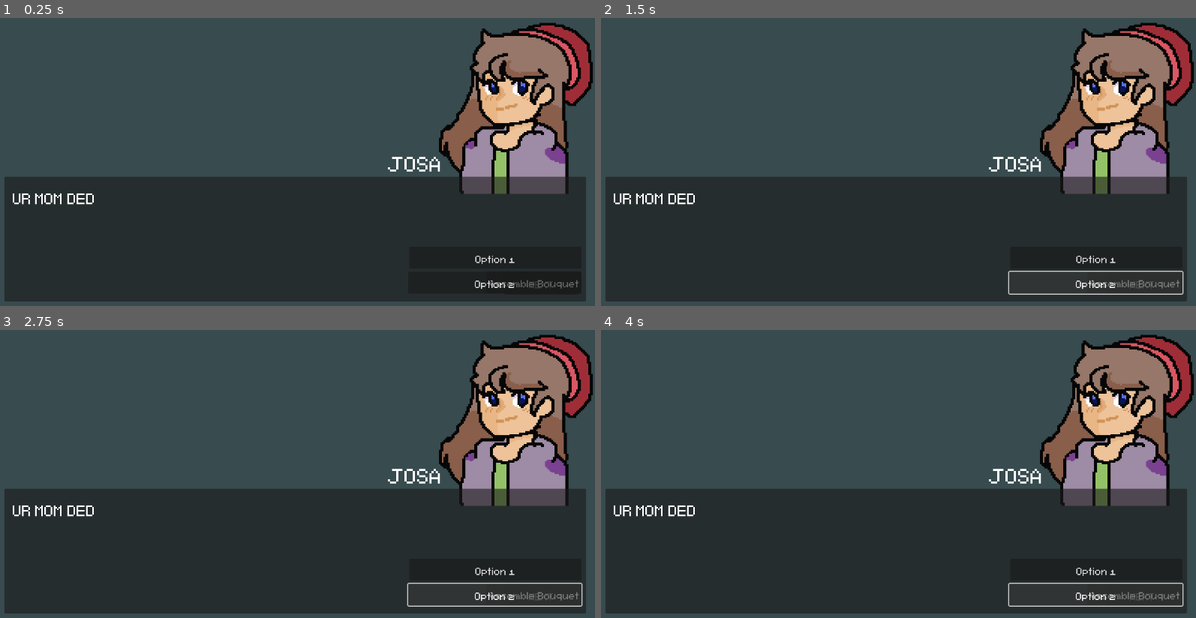
Above: before the commit, frames 1-4 (two rows, left to right).
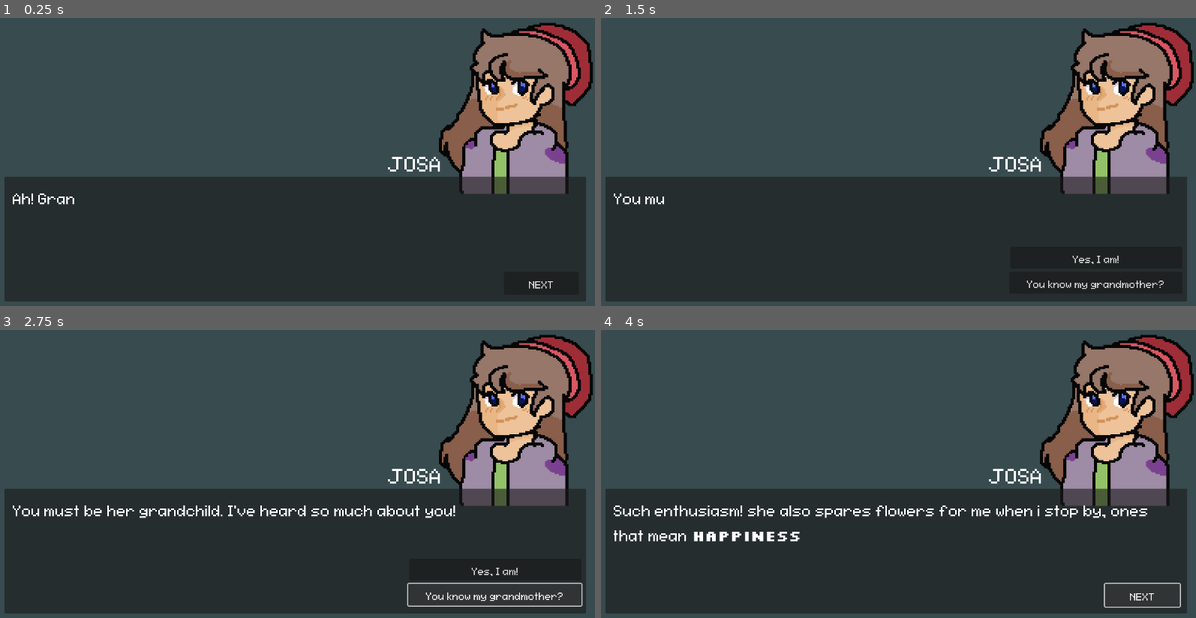
Above: after the commit, the same moments.

Repository: FraN-onLine/Say-it-with-Flowers
Game: Godot game, scene res://UI/DialogueBox.tscn
Two runs of this game, one before a commit and one after it. Both use one fixed random seed, a clock stepped at 60 frames per second and the inputs below.
Inputs (mouse positions are in pixels of both pictures, inside the frame that each line leads up to):
- Up to frame 1 (0.25 s): no input
- Up to frame 2 (1.5 s): click (1136, 282) at 0.5 s, where only the run before the commit has a clickable "Assemble Bouquet"; click "NEXT" at 1.25 s
- Up to frame 3 (2.75 s): click (541, 594) at 2 s, where only the run before the commit has a clickable "NEXT"
- Up to frame 4 (4 s): click "Option 1" (after the commit: "Yes, I am!") at 2.75 s; click (1136, 594) at 3.5 s, where only the run before the commit has a clickable "Assemble Bouquet"

The runs differ from the first frame. In frame 1, 0.6% of the frame differs, in the area x 2-98%, y 60-95%; in frame 2, 1.1%; in frame 3, 1.6%; in frame 4, 2.5%, in the area x 2-98%, y 60-97%.

Commit message:
asm button works

Diff:
--- a/SIWF/say-it-with-flowers/Global/order_manager.gd
+++ b/SIWF/say-it-with-flowers/Global/order_manager.gd
@@ -78,4 +78,4 @@
 
 func _ready():
 	await get_tree().process_frame
-#	get_tree().get_first_node_in_group("dialog_box").start(dialogue)
+	get_tree().get_first_node_in_group("dialog_box").start(dialogue)
--- a/SIWF/say-it-with-flowers/UI/dialogue_box.gd
+++ b/SIWF/say-it-with-flowers/UI/dialogue_box.gd
@@ -126,7 +126,16 @@
 func _on_Assemble_pressed() -> void:
 	if _skip_typing_if_needed():
 		return
-	assemble_requested.emit(current_index)
+
+	var assemble_scene := preload("res://UI/AssembleMenu.tscn").instantiate()
+	get_tree().current_scene.add_child(assemble_scene)
+
+#	assemble_scene.assemble_finished.connect(
+	#	func(result: String):
+	#		var next_index = current_entry.get(result, -1)
+	#		_go_to_next(next_index)
+	#)
+
 
 
 func _on_Option1_pressed() -> void:
